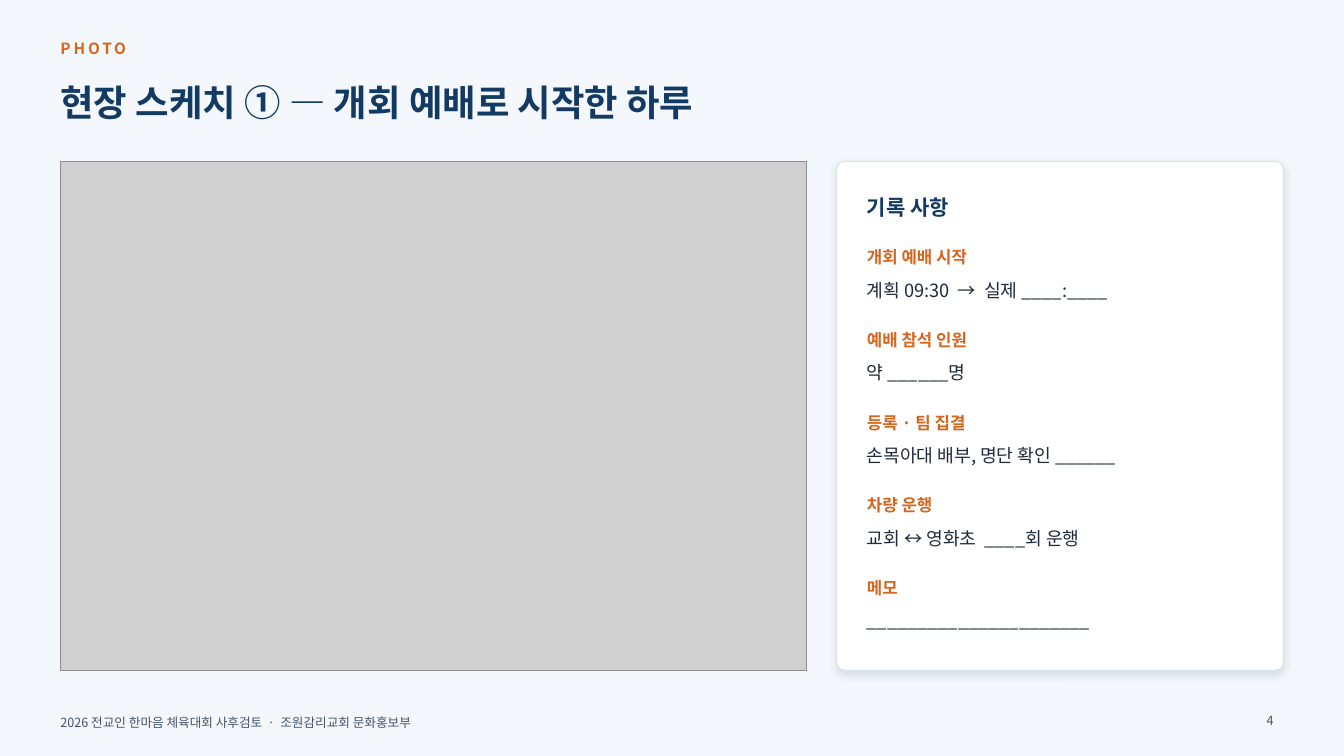
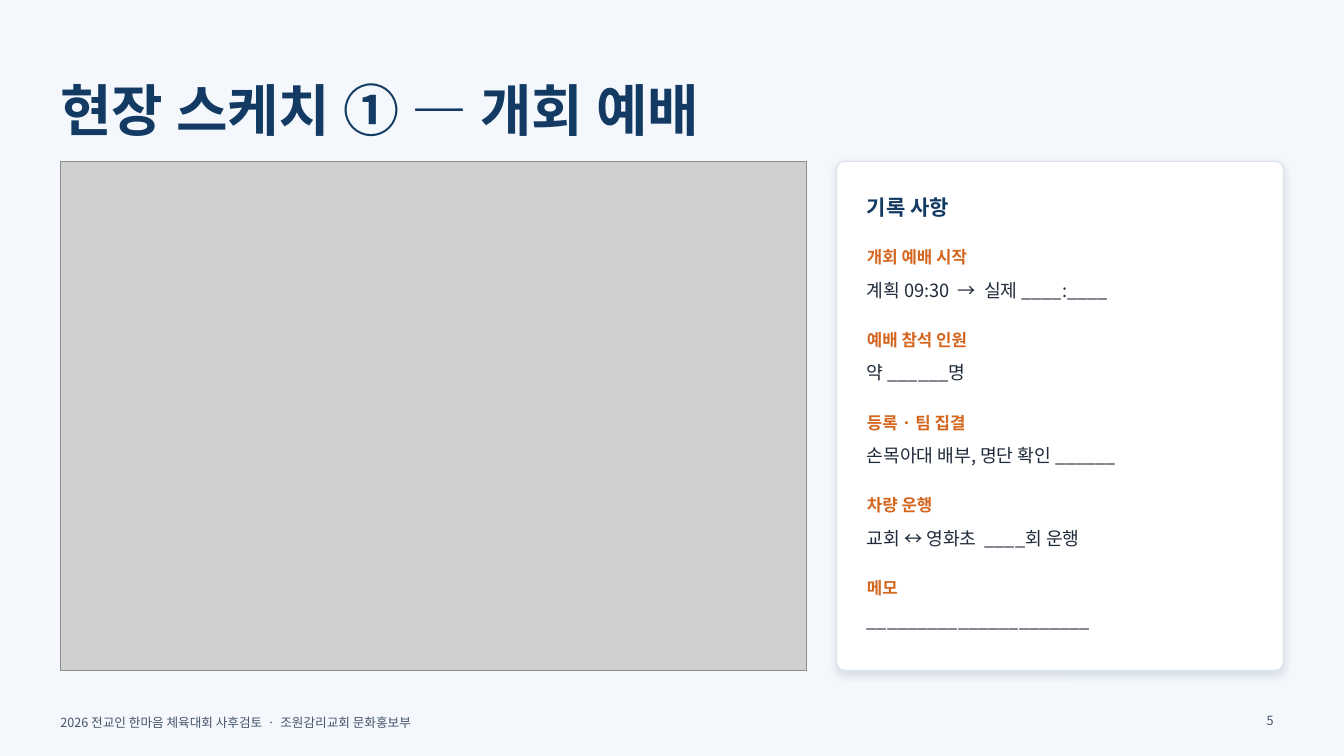
Before and after one commit to sungo-bae/miniature-octo-spoon, a slide deck: slide 5 of 2026_한마음체육대회_사후검토_1017.pptx (slide 4 before the commit). Drawn at 1344x756 pixels with LibreOffice and Linux fonts; fonts in the diff are those of the drawing; grey boxes stand for pictures; background and template pictures are left out. Boxes give left, top, right and bottom in pixels: in the first picture for what was removed or moved away, otherwise in the second. Text is boxed around its words. In the diff, an @@ line names an element or a change of style, - is before the commit and + after.

```diff
--- a/2026_한마음체육대회_사후검토_1017.pptx
+++ b/2026_한마음체육대회_사후검토_1017.pptx
@@ text removed at <box>60,42,126,54</box> @@
-PHOTO
@@ title at <box>60,83,699,136</box>: text changed; size 26 to 40 pt @@
-현장 스케치 ① — 개회 예배로 시작한 하루
+현장 스케치 ① — 개회 예배
@@ page number at <box>1267,715,1274,725</box>: text changed @@
-4
+5
```
Also in this commit, not shown: 13 other slides changed, 1 slide added.
